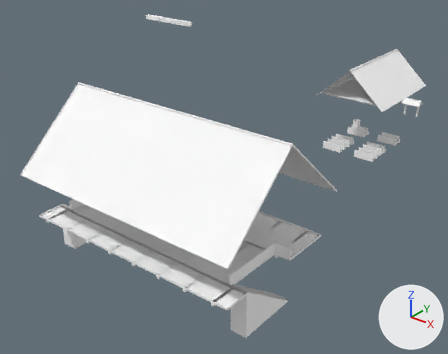
Two versions of the OBJ model Assets/models/maps/belltower/fountain-ornaments-v2/centre/centre_014_planks_dark.obj, one commit apart.
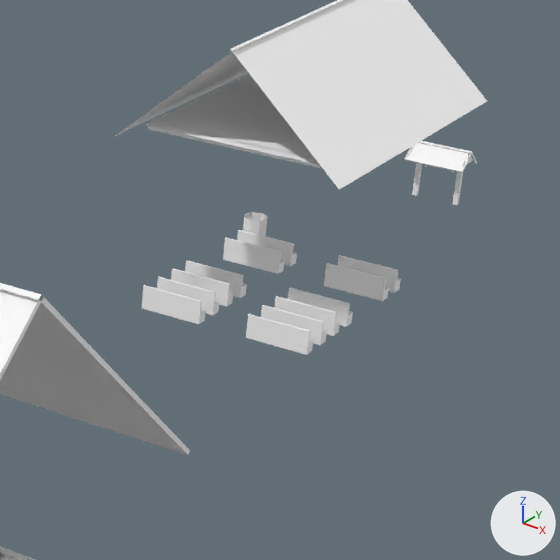
Each version appears first whole from a 50 mm lens placed at (1317.0, -2202.0, 1271.0), pointed at (-202.0, -303.0, 94.0), and next in a close-up on the part from 63% to 100% of the width and 16% to 63% of the height. Every picture has the same lights, and +X, +Y and +Z are marked at lower right. The older version's two pictures come first. Where no turn or scale is listed for an object, it has been applied to the vertices. Vertices at exactly the same position are counted once.

The first close-up shows 'centre_014_planks_dark'.
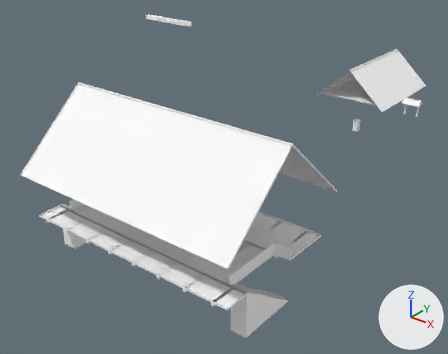
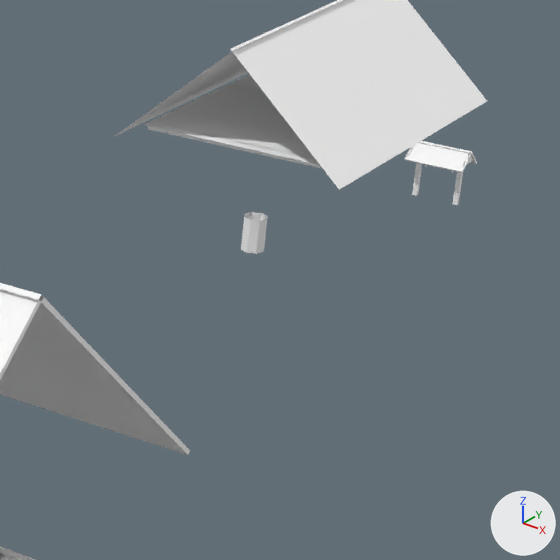
Location of each change, (x1, y1, x2, y2) in pixels of the close-ups (560 x 560 px):
```json
{"part": 1, "of": "me_centre_014_planks_dark", "change": "deleted", "before": [142, 230, 401, 355]}
```

The change, as JSON lines over the scene's bpy script:
```json
{"block": "me_centre_014_planks_dark", "where": "# used by ob_centre_014_planks_dark; location = (0.0, 0.0, 0.0)"}
{"op": "remove", "block": "me_centre_014_planks_dark", "code": "me_centre_014_planks_dark.from_pydata(...)  # 780 vertices, 1190 faces; spans x -462.0..462.0, y -1118.0..1257.0, z -14.0..884.0"}
{"op": "add", "block": "me_centre_014_planks_dark", "code": "me_centre_014_planks_dark.from_pydata(...)  # 612 vertices, 926 faces; spans x -462.0..462.0, y -1118.0..1257.0, z -14.0..884.0"}
{"block": "me_centre_014_planks_dark", "change": "me_centre_014_planks_dark part 1: 12 loose pieces with 168 vertices, spanning x -140.0..140.0, y 440.0..762.0, z 0.0..38.0, are deleted"}
```
